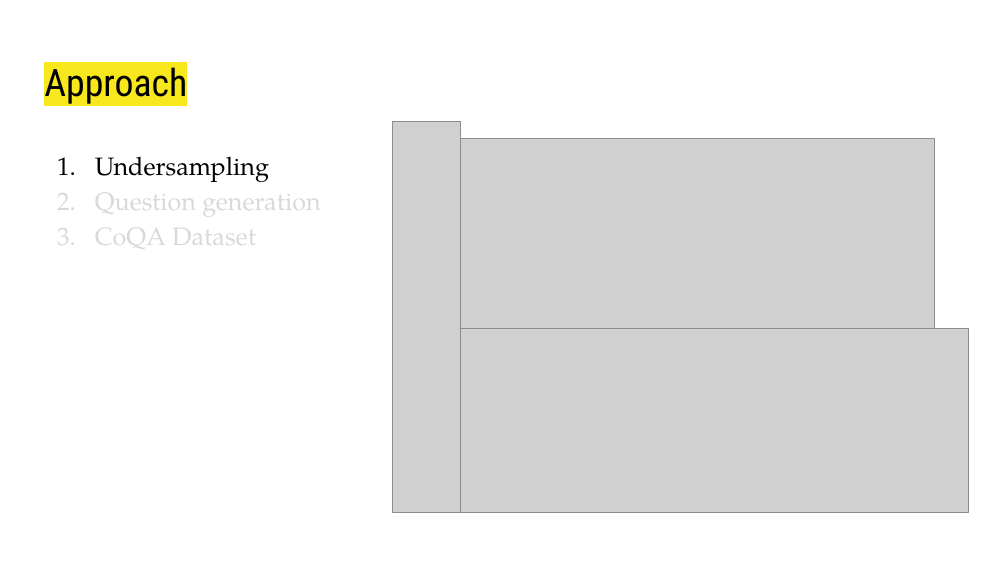
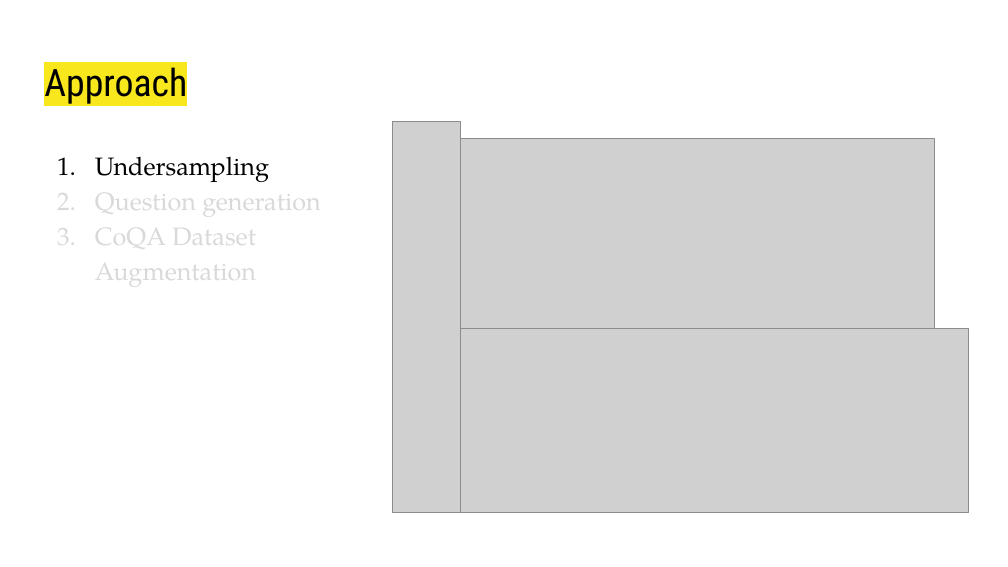
Before and after one commit to g-gagan/Advanced_NLP_Project, a slide deck: slide 7 of CS769 Presentation.pptx (slide 6 before the commit). Drawn at 1008x567 pixels with LibreOffice and Linux fonts; fonts in the diff are those of the drawing; grey boxes stand for pictures. Boxes give left, top, right and bottom in pixels: in the first picture for what was removed or moved away, otherwise in the second. Text is boxed around its words. In the diff, an @@ line names an element or a change of style, - is before the commit and + after.

```diff
--- a/CS769 Presentation.pptx
+++ b/CS769 Presentation.pptx
@@ text at [95,215,256,291]: text changed @@
-3. CoQA Dataset
+3. CoQA Dataset
+   Augmentation
```
Also in this commit, not shown: 3 other slides changed, 3 slides added, 2 slides removed.
